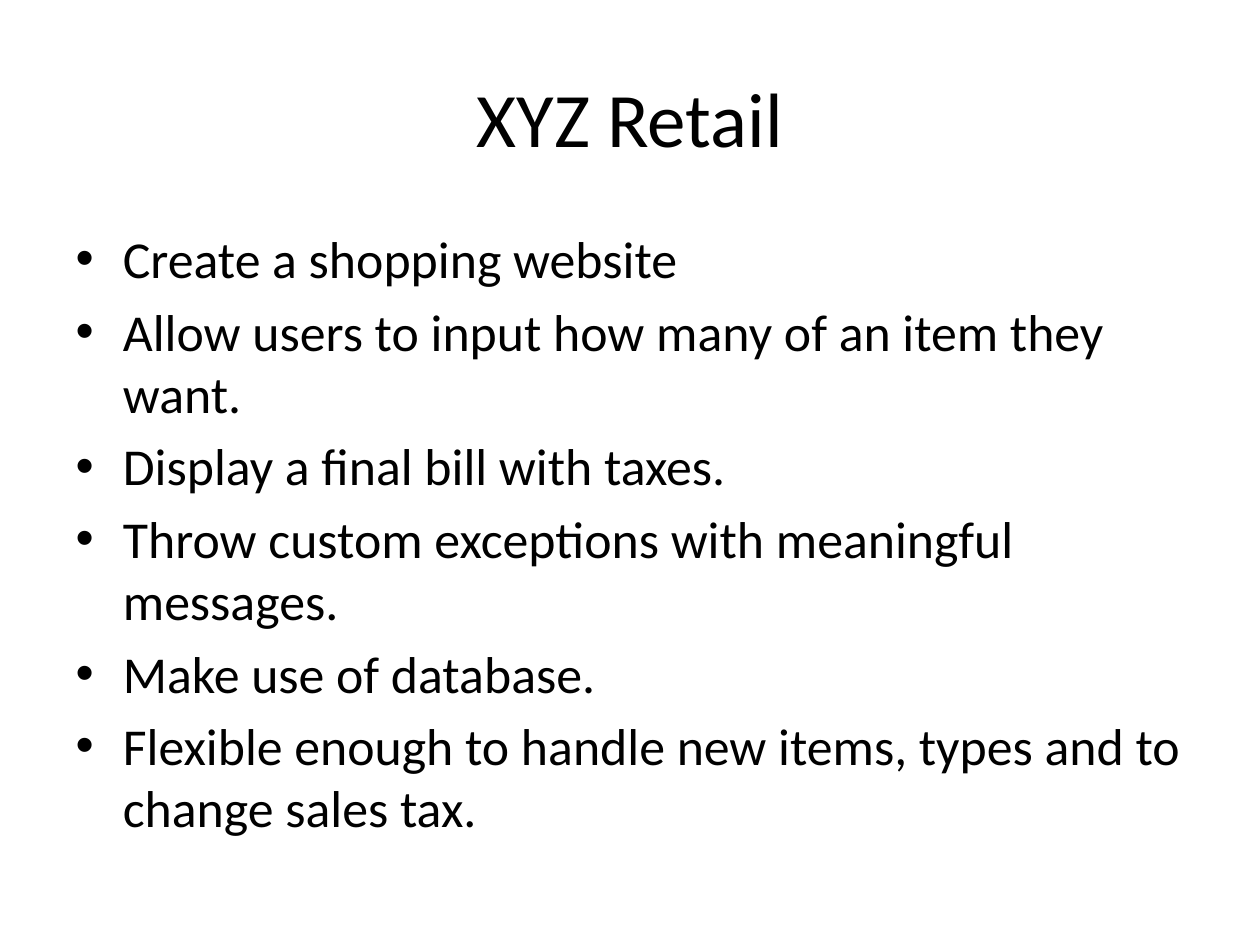
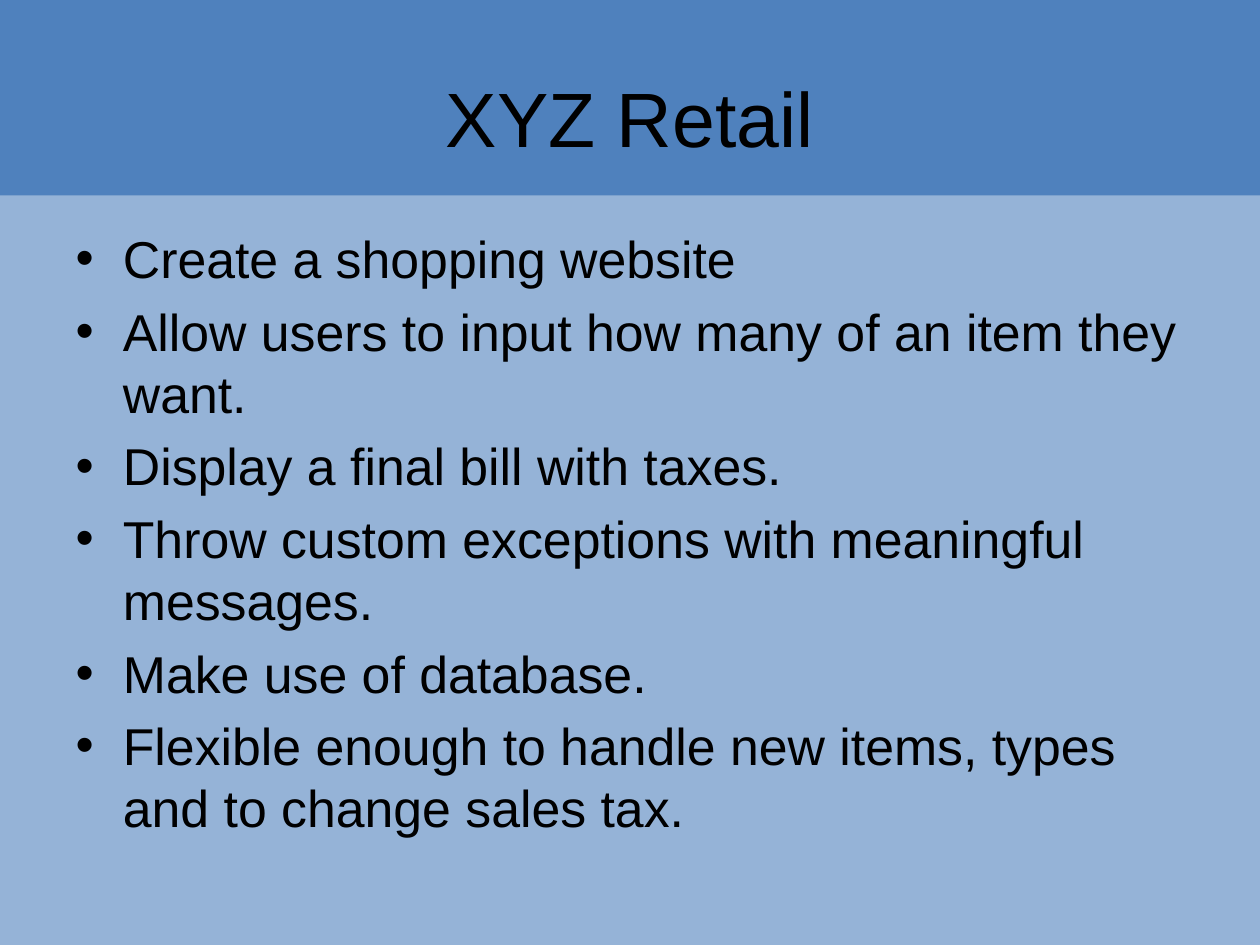
Before and after one commit to PaulDVS/C173-Group2, a slide deck: slide 2 of Group2 Presentation.pptx. Drawn at 1260x945 pixels with LibreOffice and Linux fonts; fonts in the diff are those of the drawing. Boxes give left, top, right and bottom in pixels: in the first picture for what was removed or moved away, otherwise in the second. Text is boxed around its words. In the diff, an @@ line names an element or a change of style, - is before the commit and + after.

```diff
--- a/Group2 Presentation.pptx
+++ b/Group2 Presentation.pptx
@@ background #FFFFFF to #95B3D7 @@
@@ rectangle added at [0,0,1260,195], fill #4F81BD @@
@@ title "XYZ Retail" at [446,91,814,148]: font Calibri to Arial @@
@@ text "Create a shopping website" at [123,240,1176,838]: font Calibri to Arial @@
```
Also in this commit, not shown: 3 other slides changed, 1 other file.
